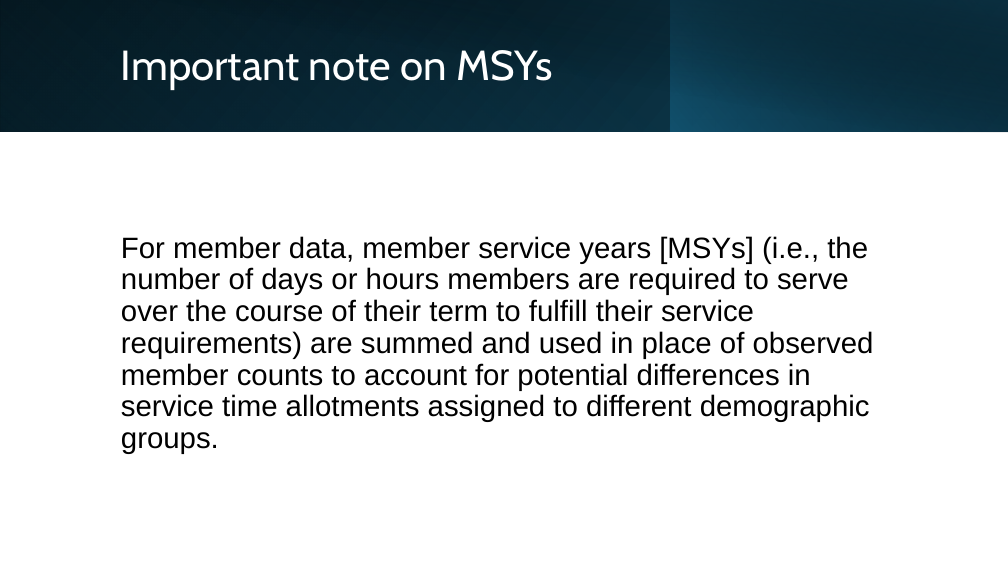
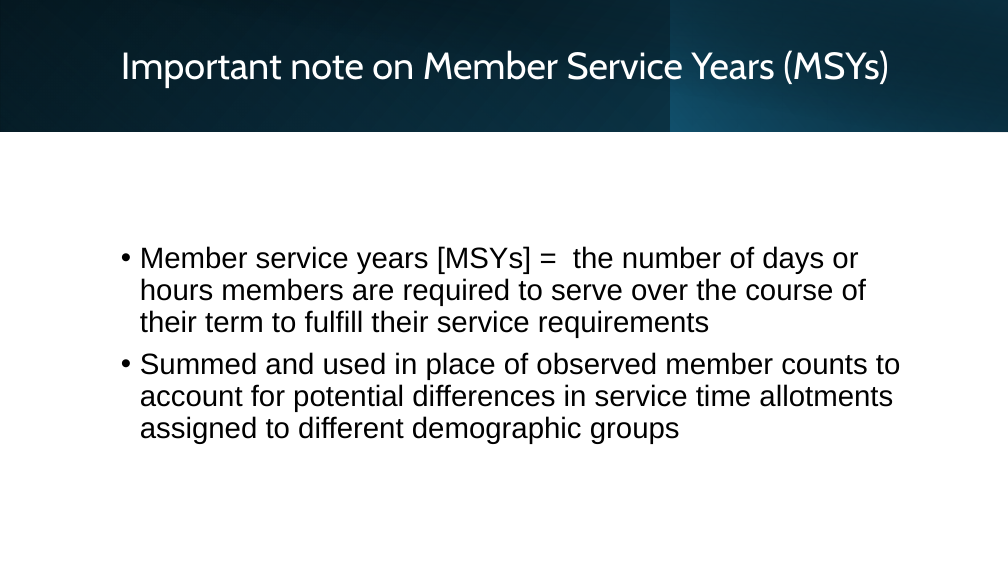
Before and after one commit to Anusha-raju/AmeriCorps-Volunteers, a slide deck: slide 5 of AmeriCorps EDA.pptx. Drawn at 1008x567 pixels with LibreOffice and Linux fonts; fonts in the diff are those of the drawing. Boxes give left, top, right and bottom in pixels: in the first picture for what was removed or moved away, otherwise in the second. Text is boxed around its words. In the diff, an @@ line names an element or a change of style, - is before the commit and + after.

Commit message:
ppt, code changes

```diff
--- a/AmeriCorps EDA.pptx
+++ b/AmeriCorps EDA.pptx
@@ title at box(121, 50, 888, 88): text changed; size 40 to 36 pt @@
-Important note on MSYs
+Important note on Member Service Years (MSYs)
@@ text at box(140, 246, 900, 443): text changed @@
-For member data, member service years [MSYs] (i.e., the number of days or hours members are required to serve over the course of their term to fulfill their service requirements) are summed and used in place of observed member counts to account for potential differences in service time allotments assigned to different demographic groups.
+• Member service years [MSYs] = the number of days or hours members are required to serve over the course of their term to fulfill their service requirements
+• Summed and used in place of observed member counts to account for potential differences in service time allotments assigned to different demographic groups
```
Also in this commit, not shown: 1 other slide changed, 1 slide added, 1 other file.
